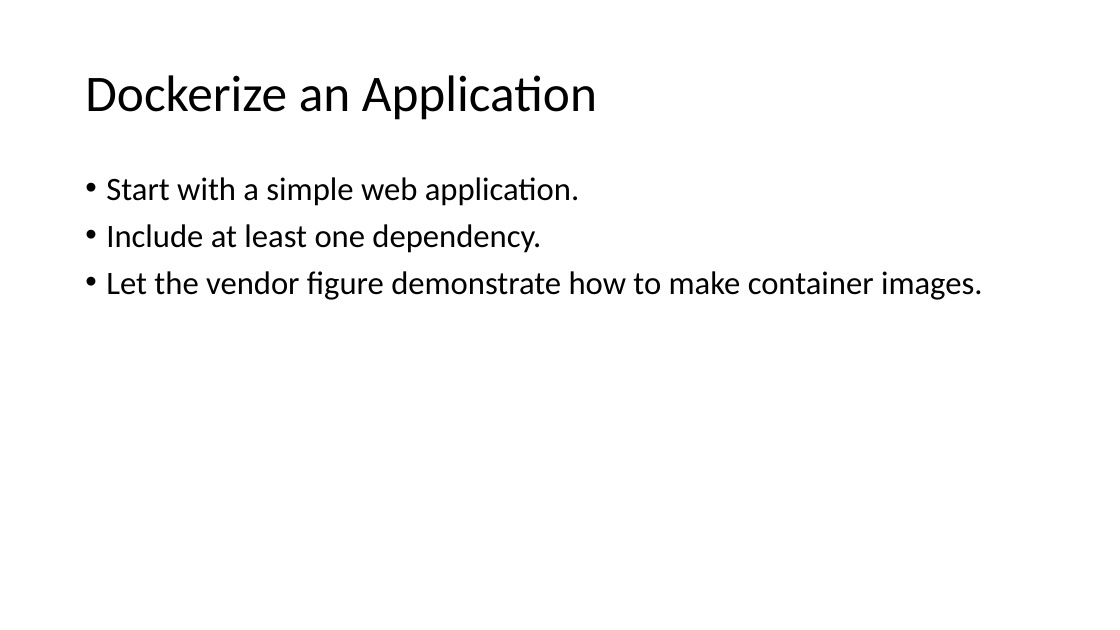
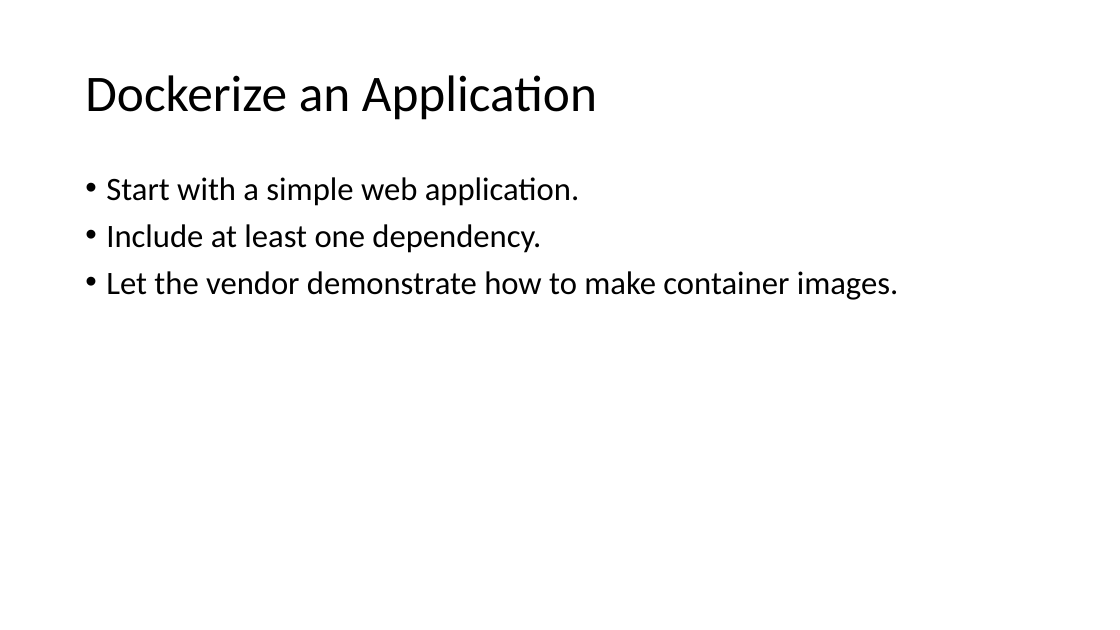
Before and after one commit to EnterpriseProductsLP/docker-straw-man, a slide deck: slide 7 of Docker Proofs of Concept.pptx. Drawn at 1120x630 pixels with LibreOffice and Linux fonts; fonts in the diff are those of the drawing. Boxes give left, top, right and bottom in pixels: in the first picture for what was removed or moved away, otherwise in the second. Text is boxed around its words. In the diff, an @@ line names an element or a change of style, - is before the commit and + after.

```diff
--- a/Docker Proofs of Concept.pptx
+++ b/Docker Proofs of Concept.pptx
@@ text at [106,271,899,300]: text changed @@
-• Let the vendor figure demonstrate how to make container images.
+• Let the vendor demonstrate how to make container images.
```
Also in this commit, not shown: 8 other slides changed, 1 slide removed.
